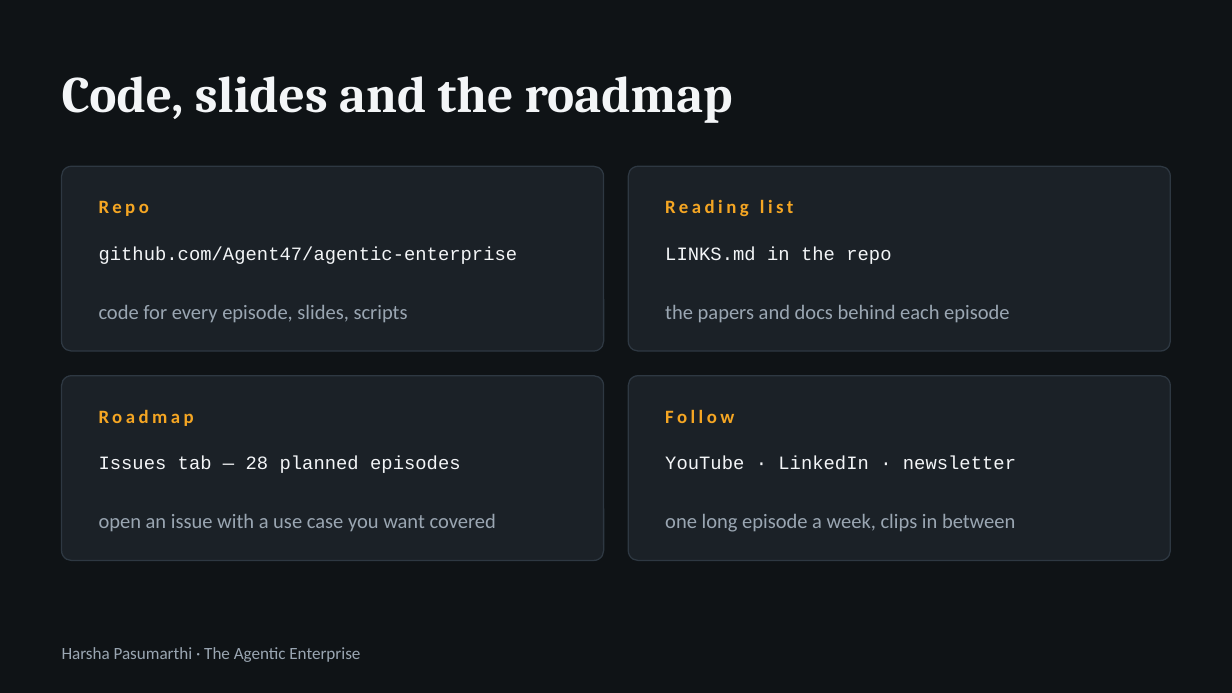
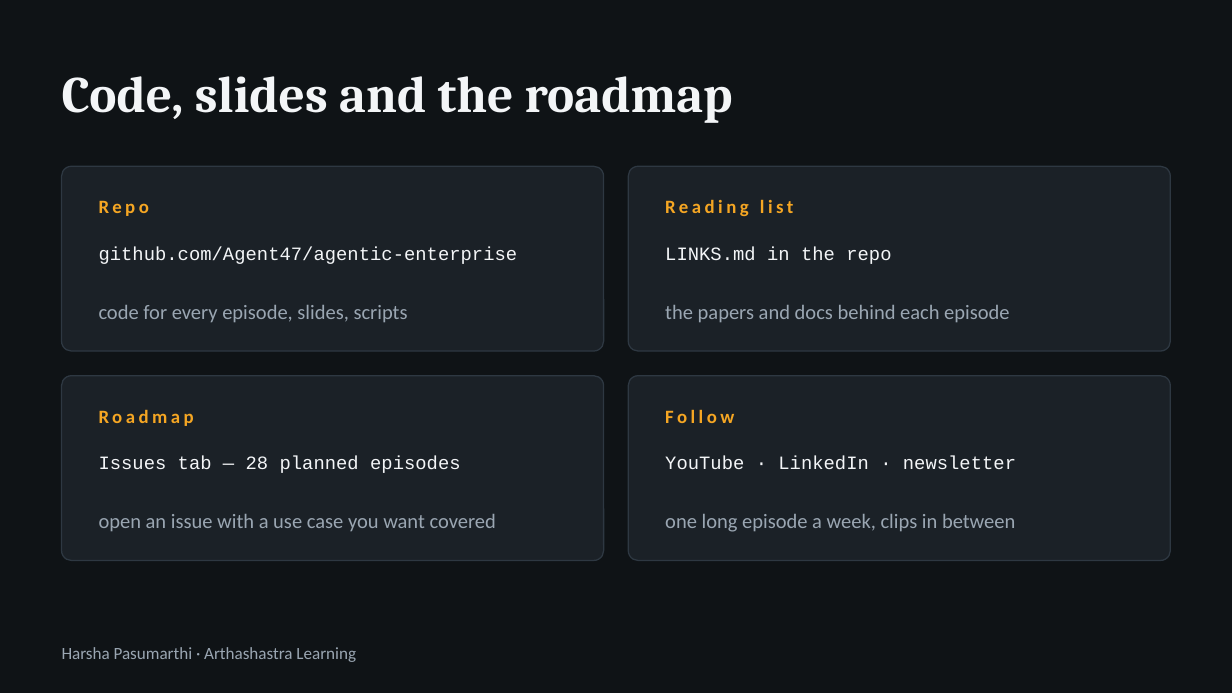
Before and after one commit to harsha47ai/agentic-ai, a slide deck: slide 14 of 01-what-is-an-agent/slides/ep01-what-is-an-agent.pptx. Drawn at 1232x693 pixels with LibreOffice and Linux fonts; fonts in the diff are those of the drawing. Boxes give left, top, right and bottom in pixels: in the first picture for what was removed or moved away, otherwise in the second. Text is boxed around its words. In the diff, an @@ line names an element or a change of style, - is before the commit and + after.

Commit message:
Rebrand to Arthashastra Learning

```diff
--- a/01-what-is-an-agent/slides/ep01-what-is-an-agent.pptx
+++ b/01-what-is-an-agent/slides/ep01-what-is-an-agent.pptx
@@ text at <box>62,647,356,662</box>: text changed @@
-Harsha Pasumarthi · The Agentic Enterprise
+Harsha Pasumarthi · Arthashastra Learning
```
Also in this commit, not shown: 7 other slides changed, 2 other files.
